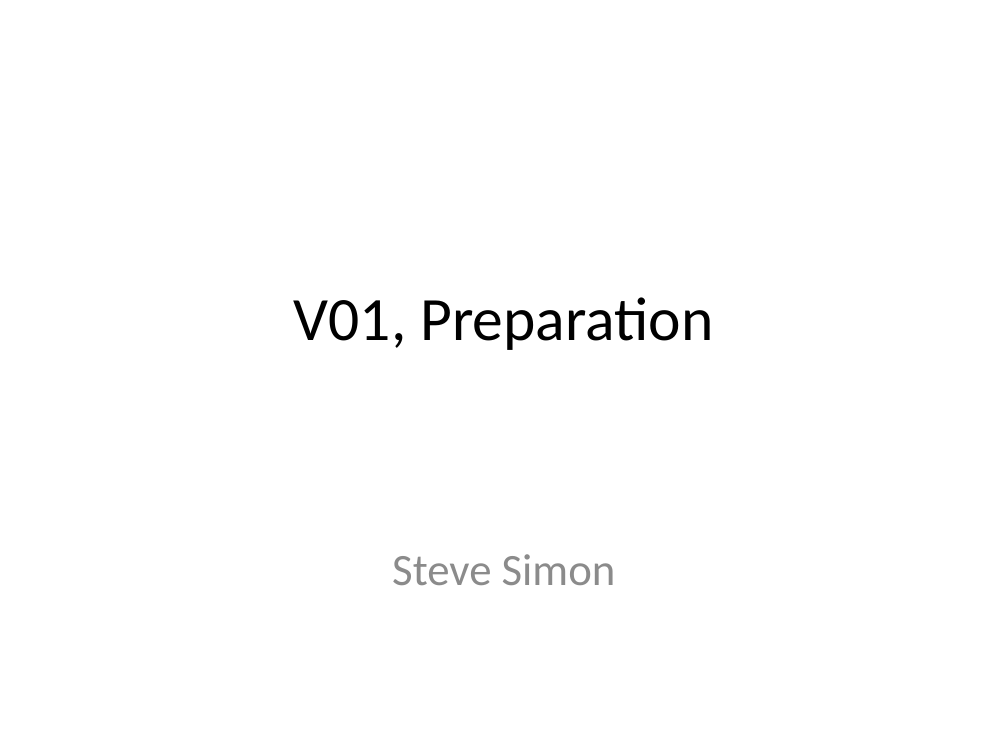
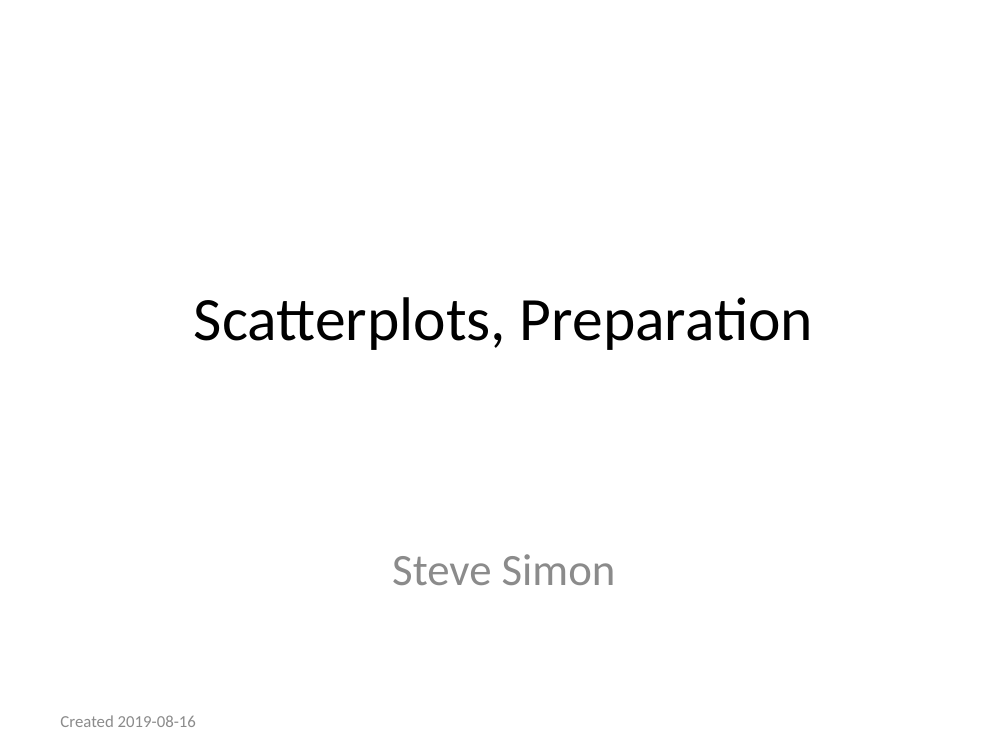
Before and after one commit to pmean/data-visualization, a slide deck: slide 1 of data-viz-01/component/preparation.pptx. Drawn at 1008x756 pixels with LibreOffice and Linux fonts; fonts in the diff are those of the drawing. Boxes give left, top, right and bottom in pixels: in the first picture for what was removed or moved away, otherwise in the second. Text is boxed around its words. In the diff, an @@ line names an element or a change of style, - is before the commit and + after.

```diff
--- a/data-viz-01/component/preparation.pptx
+++ b/data-viz-01/component/preparation.pptx
@@ title at [194,297,813,350]: text changed @@
-V01, Preparation
+Scatterplots, Preparation
@@ text added at [60,715,196,727], 12 pt, text #8C8C8C @@
+Created 2019-08-16
```
Also in this commit, not shown: 14 other slides changed, 14 other files.
